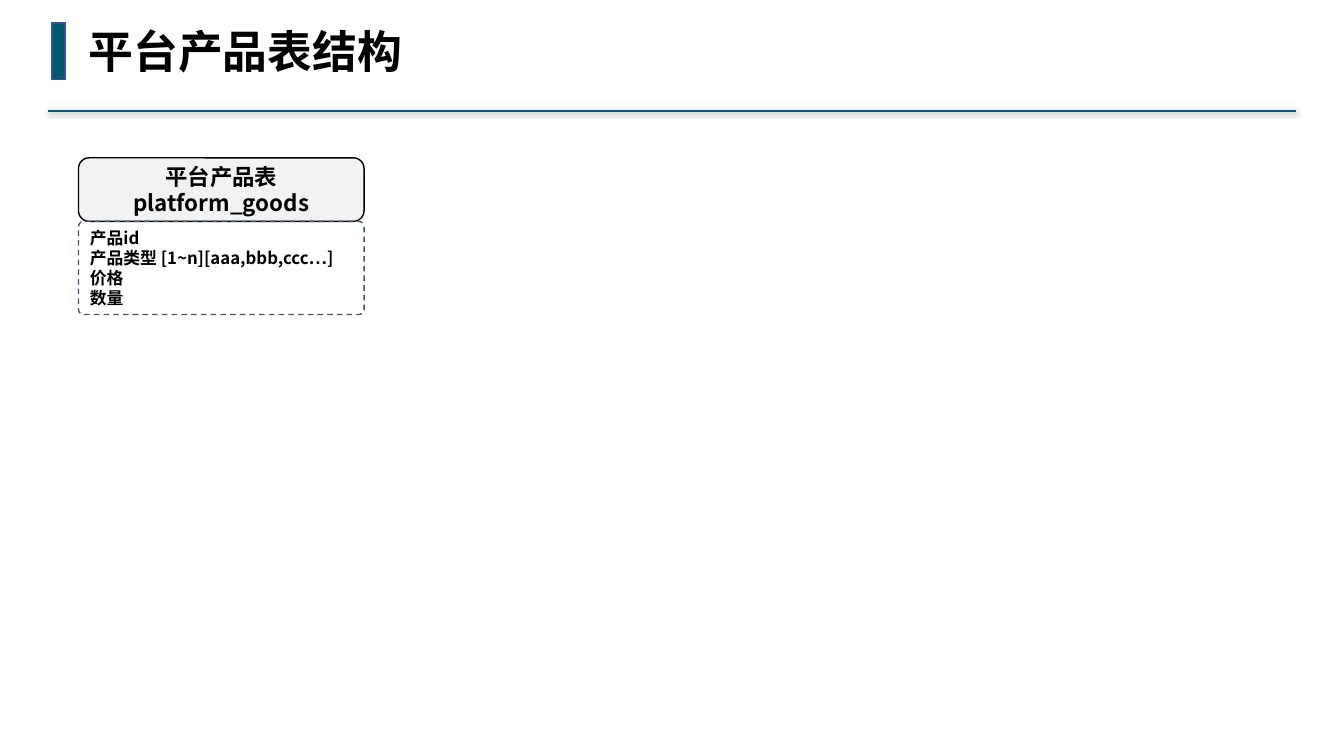
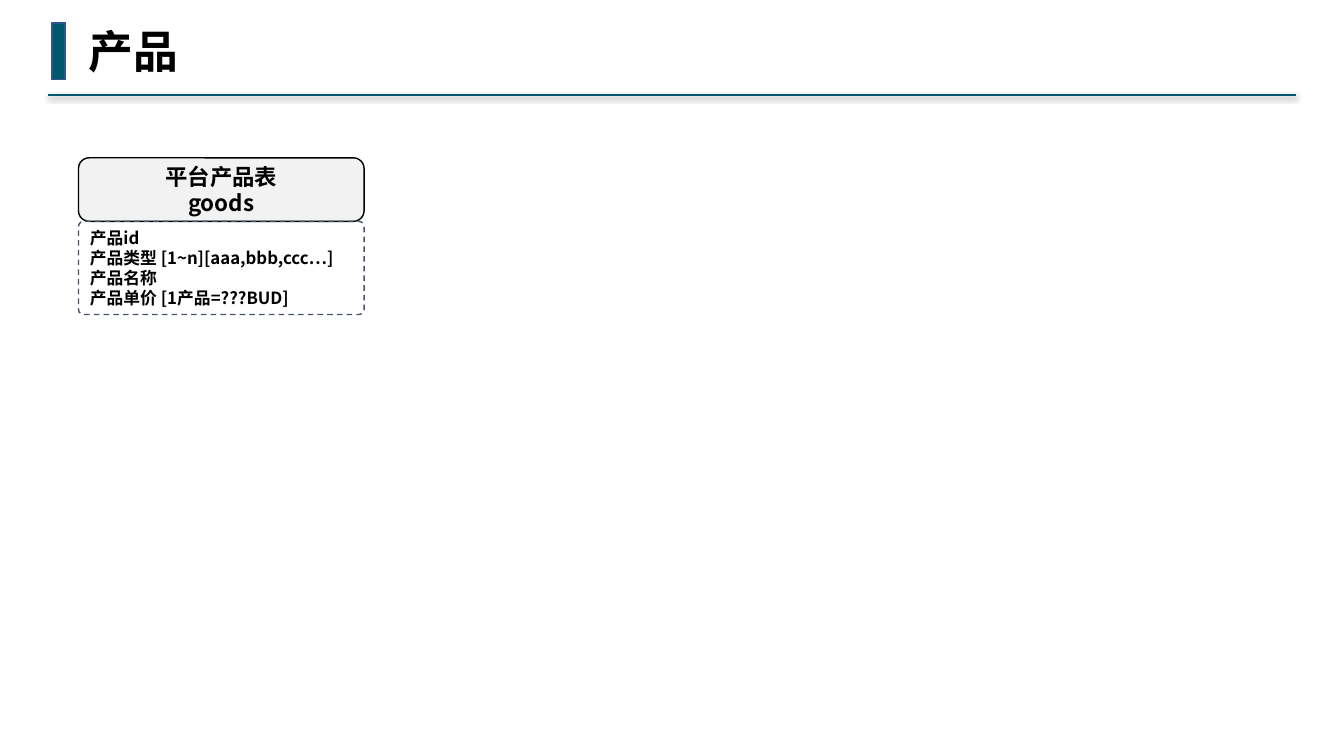
Before and after one commit to buddhachain/buddhaContract, a slide deck: slide 2 of doc/04.平台产品.pptx. Drawn at 1344x756 pixels with LibreOffice and Linux fonts; fonts in the diff are those of the drawing. Boxes give left, top, right and bottom in pixels: in the first picture for what was removed or moved away, otherwise in the second. Text is boxed around its words. In the diff, an @@ line names an element or a change of style, - is before the commit and + after.

Commit message:
设计善举,平台商品,祭奠堂,基金会等逻辑

```diff
--- a/doc/04.平台产品.pptx
+++ b/doc/04.平台产品.pptx
@@ text at [88,30,178,73]: text changed @@
-平台产品表结构
+产品
@@ line moved from (1297, 111) - (47, 111) to (1297, 96) - (47, 96) @@
@@ text in rounded rectangle at [188,193,254,217]: text changed @@
-platform_goods
+goods
@@ text in rounded rectangle at [90,269,289,307]: text changed @@
-价格
-数量
+产品名称
+产品单价 [1产品=???BUD]
```
Also in this commit, not shown: 3 other slides changed, 5 slides removed, 4 other files.
